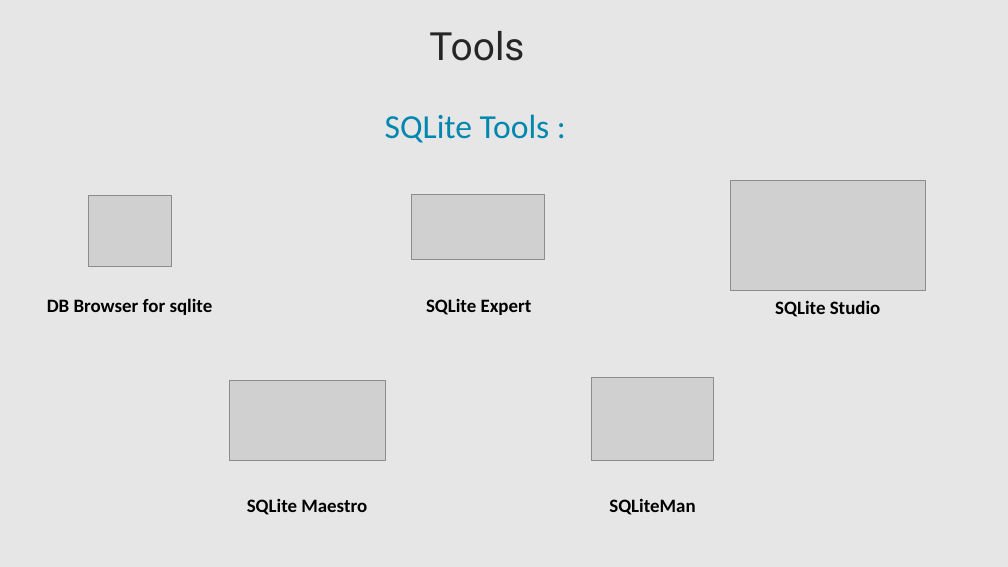
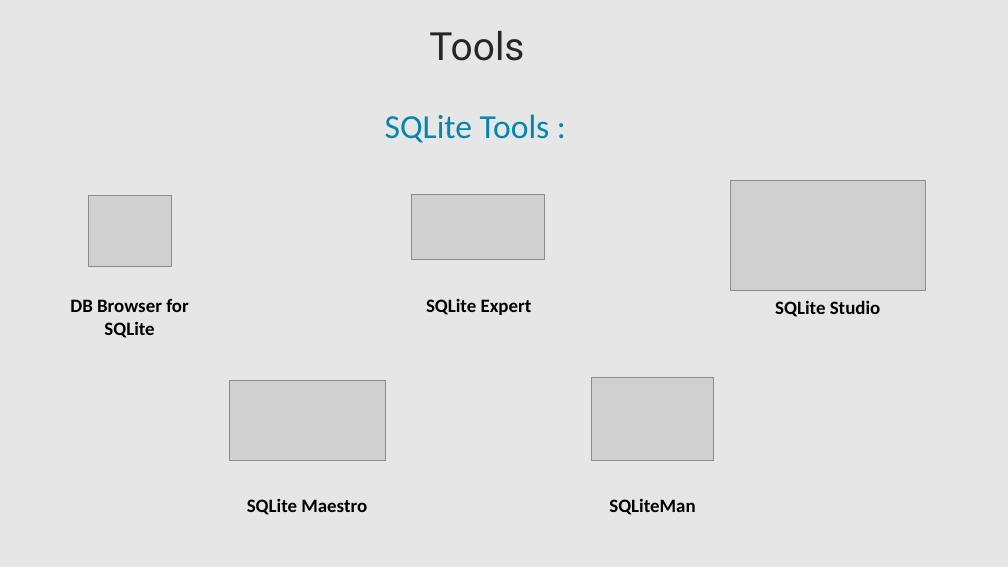
Before and after one commit to lahcenrahlaoui/Wingardium_Leviosaaaa, a slide deck: slide 19 of Presentation-projet-SQLite [Autosaved].pptx. Drawn at 1008x567 pixels with LibreOffice and Linux fonts; fonts in the diff are those of the drawing; grey boxes stand for pictures. Boxes give left, top, right and bottom in pixels: in the first picture for what was removed or moved away, otherwise in the second. Text is boxed around its words. In the diff, an @@ line names an element or a change of style, - is before the commit and + after.

```diff
--- a/Presentation-projet-SQLite [Autosaved].pptx
+++ b/Presentation-projet-SQLite [Autosaved].pptx
@@ text at bbox=[70, 299, 189, 338]: text changed @@
-DB Browser for sqlite
+DB Browser for SQLite
```
Also in this commit, not shown: 3 other slides changed.
